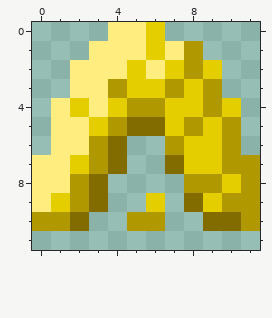
A pixel-art sprite gets an edit: game/resources/clJumpbit3.png. This is how it looked before the edit.
The file is 12x12 pixels.
Now the later version:
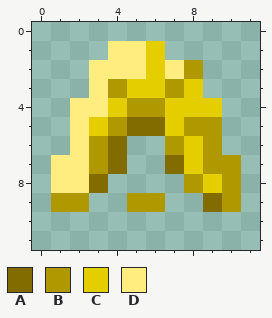
Palette (. is transparent): A #826c00  B #af9800  C #e5ce00  D #ffee7f
Difference:
The edit turns colour C into colour A in row 9 at x 9.
There is now colour B in row 9 at x 5.
The edit turns colour C into colour B in rows 5 to 7 at x 9; in row 8 at x 10; in row 9 at x 1 and 6.
The edit turns colour B into colour C in row 4 at x 9; in row 8 at x 9.
The edit turns colour D into colour C in row 2 at x 6.
The edit turns colour B into colour D in row 8 at x 2.
The edit turns colour C into colour D in row 2 at x 5 and 7; in row 4 at x 2; in row 7 at x 2.
Colour A is removed in row 9 at x 3 and 8; in row 10 at x 2 and 9 to 10.
Colour B is removed in row 1 at x 8; in row 3 at x 9; in rows 5 to 6 at x 10; in rows 7 to 9 at x 11; in row 10 at x 0 to 1, 5 to 6 and 11.
Colour C is removed in row 0 at x 6; in row 2 at x 9; in row 4 at x 10.
Colour D is removed in row 0 at x 4 to 5; in row 1 at x 3 and 7; in rows 2 to 3 at x 2; in rows 4 to 6 at x 1; in rows 7 to 9 at x 0.
Where, in picture pixels (left, top, right, bottom), the same in both pictures:
changed: (32, 22, 260, 231)
